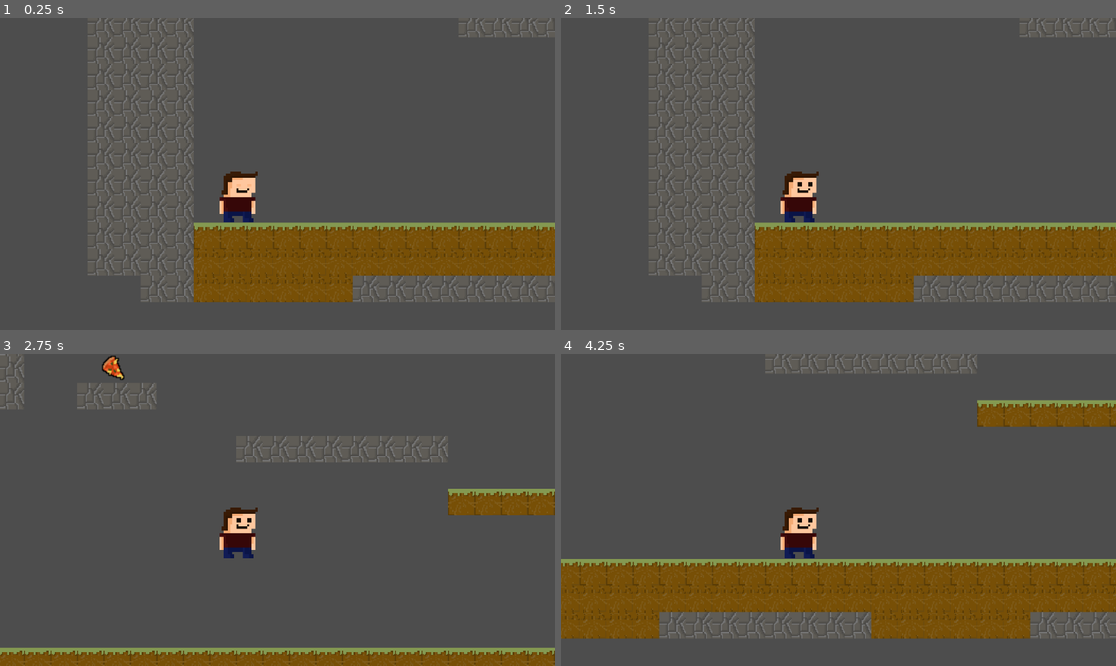
Above: before the commit, frames 1-4 (two rows, left to right).
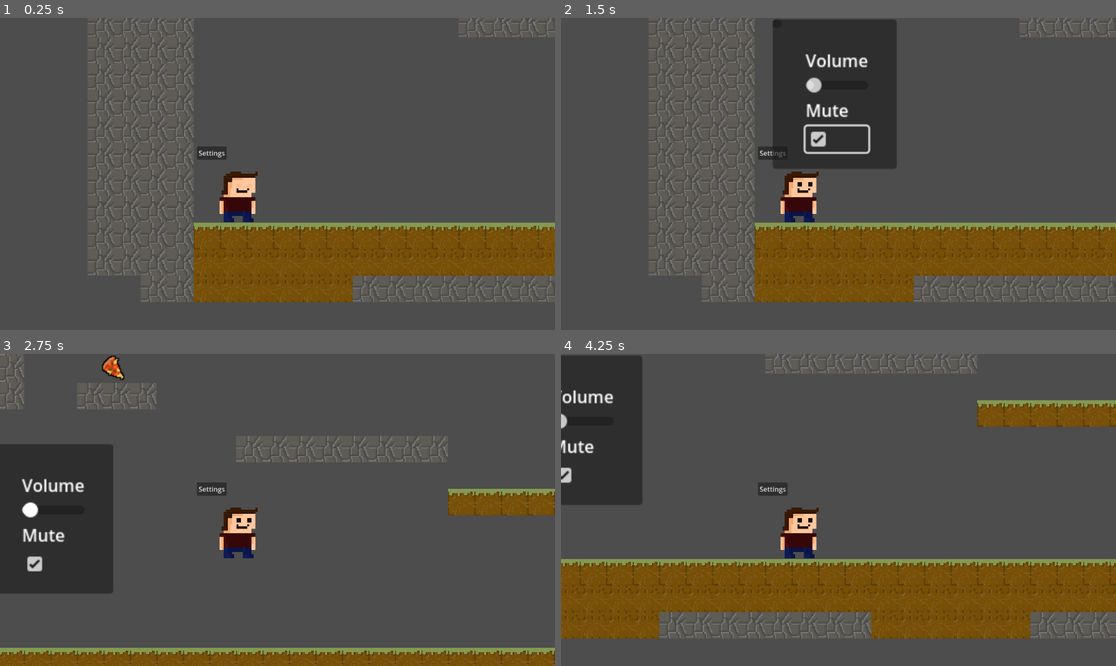
Above: after the commit, the same moments.

Repository: TreFaglarFilm/Spel-med-Wilmer
Game: Godot game, scene res://node_2d.tscn
The game is run twice, just before and just after one commit, with the same random seed, the same clock (stepped at 60 frames per second) and the same inputs.
Inputs (mouse positions are in pixels of both pictures, inside the frame that each line leads up to):
- Up to frame 1 (0.25 s): no input
- Up to frame 2 (1.5 s): click (771, 152) at 0.5 s, where only the run after the commit has a clickable "Settings"; click (838, 139) at 1.27 s
- Up to frame 3 (2.75 s): hold Right (ui_right) from 2.03 s (still down); tap Up (ui_up) at 2.27 s
- Up to frame 4 (4.25 s): tap Up (ui_up) at 3.02 s; release Right (ui_right) at 3.53 s; hold Left (ui_left) from 3.53 s (still down)

The runs differ from the first frame. In frame 1, 0.2% of the frame differs, in the area x 35-41%, y 41-46%; in frame 2, 10%, in the area x 35-61%, y 0-49%; in frame 3, 9.6%; in frame 4, 7.0%.
Error after the commit: Parse Error: Expected closing ")" after call arguments. (res://Kod/settings.gd:8)

Commit message:
försöker fixa ljudinställningar
det går käpprätt åt hjelvete

Diff:
--- /dev/null
+++ b/spel/spelmedfåglarna!/Kod/Main.gd
@@ -0,0 +1,17 @@
+extends Node2D
+
+
+# Called when the node enters the scene tree for the first time.
+func _ready() -> void:
+	pass # Replace with function body.
+
+
+# Called every frame. 'delta' is the elapsed time since the previous frame.
+func _process(delta: float) -> void:
+	pass
+
+
+func _on_button_pressed() -> void:
+		var volume_menu_scene = preload("res://Settings.tscn")
+		var menu_instance = volume_menu_scene.instantiate()
+		add_child(menu_instance)
--- /dev/null
+++ b/spel/spelmedfåglarna!/Kod/settings.gd
@@ -0,0 +1,25 @@
+extends Control
+
+
+# Called when the node enters the scene tree for the first time.
+func _ready() -> void:
+	$Panel/VolumeSlider.value = db_to_linear(AudioServer.get_bus_volume_db(0))
+	$Panel/VolumeSlider.connect("value_changed", Callable(self, "_on_slider_value_changed"))
+	$Panel/CloseButton.connect("pressed", Callable(self,"_on_close_pressed")
+
+# Called every frame. 'delta' is the elapsed time since the previous frame.
+func _process(_delta: float) -> void:
+	pass
+
+
+func _on_volume_value_changed(value: float) -> void:
+	AudioServer.set_bus_volume_db(0,linear_to_db(value))
+
+
+
+func _toggled_on(toggled_on: bool) -> void:
+	pass # Replace with function body.
+
+
+func _on_close_button_pressed() -> void:
+	queue_free()
--- /dev/null
+++ b/spel/spelmedfåglarna!/Settings.tscn
@@ -0,0 +1,60 @@
+[gd_scene load_steps=2 format=3 uid="uid://begadujwbqnya"]
+
+[ext_resource type="Script" uid="uid://be2buvawkkva2" path="res://Kod/settings.gd" id="1_bvb5x"]
+
+[node name="VolumeMenu" type="Control"]
+layout_mode = 3
+anchors_preset = 15
+anchor_right = 1.0
+anchor_bottom = 1.0
+offset_left = 42.0
+offset_top = 33.0
+offset_right = 42.0
+offset_bottom = 33.0
+grow_horizontal = 2
+grow_vertical = 2
+script = ExtResource("1_bvb5x")
+
+[node name="Panel" type="Panel" parent="."]
+layout_mode = 0
+offset_right = 117.0
+offset_bottom = 141.0
+
+[node name="Text" type="Label" parent="Panel"]
+layout_mode = 2
+offset_left = 31.0
+offset_top = 27.0
+offset_right = 90.0
+offset_bottom = 50.0
+text = "Volume"
+
+[node name="VolumeSlider" type="HSlider" parent="Panel"]
+layout_mode = 2
+offset_left = 31.0
+offset_top = 54.0
+offset_right = 90.0
+offset_bottom = 70.0
+
+[node name="text" type="Label" parent="Panel"]
+layout_mode = 2
+offset_left = 31.0
+offset_top = 74.0
+offset_right = 90.0
+offset_bottom = 97.0
+text = "Mute"
+
+[node name="Mute" type="CheckBox" parent="Panel"]
+layout_mode = 2
+offset_left = 31.0
+offset_top = 101.0
+offset_right = 90.0
+offset_bottom = 125.0
+
+[node name="CloseButton" type="Button" parent="Panel"]
+layout_mode = 0
+offset_right = 8.0
+offset_bottom = 8.0
+
+[connection signal="value_changed" from="Panel/VolumeSlider" to="." method="_on_volum_value_changed"]
+[connection signal="toggled" from="Panel/Mute" to="." method="_on_mute_toggled"]
+[connection signal="pressed" from="Panel/CloseButton" to="." method="_on_close_button_pressed"]
--- a/spel/spelmedfåglarna!/node_2d.tscn
+++ b/spel/spelmedfåglarna!/node_2d.tscn
@@ -1,6 +1,7 @@
-[gd_scene load_steps=24 format=4 uid="uid://bw38lsxfautvt"]
+[gd_scene load_steps=25 format=4 uid="uid://bw38lsxfautvt"]
 
 [ext_resource type="Script" uid="uid://bt72j3rqspp28" path="res://Kod/character move,emt.gd" id="1_0e48y"]
+[ext_resource type="Script" uid="uid://b4a8ffehgcr5a" path="res://Kod/Main.gd" id="1_flf07"]
 [ext_resource type="Texture2D" uid="uid://ygjqsxq17tof" path="res://Sprites/karaktär/charecter.png" id="2_epypp"]
 [ext_resource type="Texture2D" uid="uid://btnhrgl8khucf" path="res://Sprites/karaktär/charecter walk_1.png" id="3_kdubu"]
 [ext_resource type="Texture2D" uid="uid://cmdcyx86jiv6t" path="res://Sprites/karaktär/charecter walk_2.png" id="4_d21ai"]
@@ -146,6 +147,7 @@
 sources/2 = SubResource("TileSetAtlasSource_fs4d3")
 
 [node name="Node2D" type="Node2D"]
+script = ExtResource("1_flf07")
 
 [node name="CharacterBody2D" type="CharacterBody2D" parent="."]
 position = Vector2(40, 146)
@@ -170,11 +172,12 @@
 position = Vector2(160, 15)
 zoom = Vector2(2.2, 2.2)
 
-[node name="Music" type="AudioStreamPlayer2D" parent="CharacterBody2D"]
-position = Vector2(-100, -365)
-scale = Vector2(2.5, 2.5)
-stream = ExtResource("15_flf07")
-autoplay = true
+[node name="Button" type="Button" parent="CharacterBody2D"]
+offset_left = -30.0
+offset_top = -50.0
+offset_right = 39.0
+offset_bottom = -19.0
+text = "Settings"
 
 [node name="TileMapLayer" type="TileMapLayer" parent="."]
 texture_filter = 1
@@ -192,3 +195,9 @@
 [node name="Pizza3" type="Sprite2D" parent="."]
 position = Vector2(160, -40)
 texture = ExtResource("16_ta5nu")
+
+[node name="Music" type="AudioStreamPlayer2D" parent="."]
+stream = ExtResource("15_flf07")
+autoplay = true
+
+[connection signal="pressed" from="CharacterBody2D/Button" to="." method="_on_button_pressed"]
Not shown, added: spel/spelmedfåglarna!/Kod/Main.gd.uid
Not shown, added: spel/spelmedfåglarna!/Kod/settings.gd.uid
